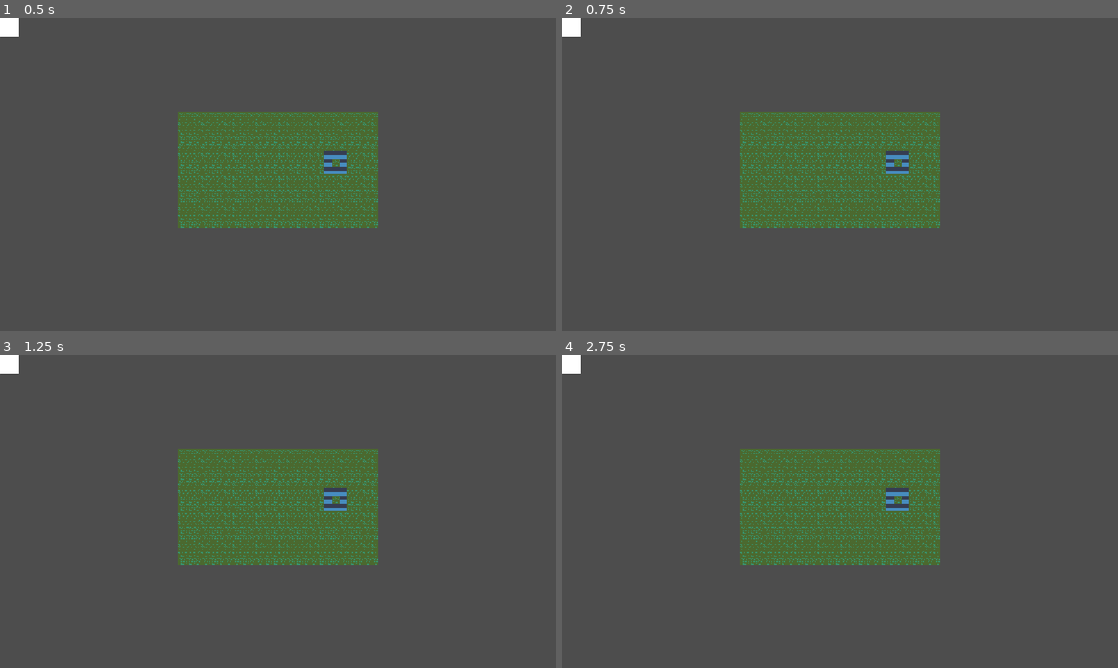
Above: before the commit, frames 1-4 (two rows, left to right).
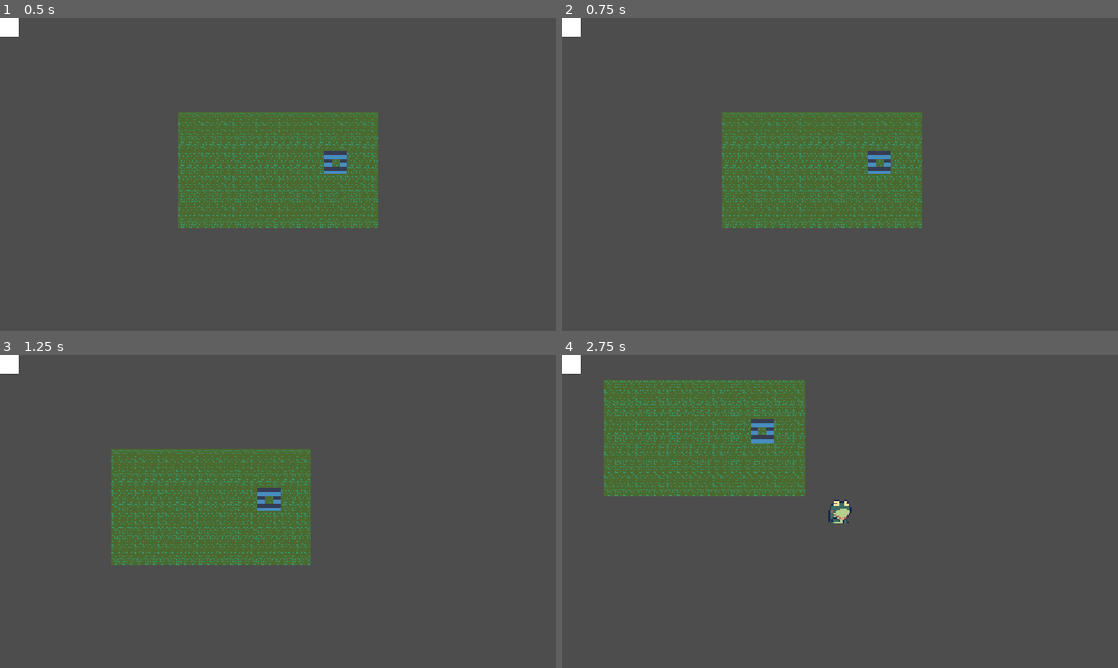
Above: after the commit, the same moments.

Repository: IgorGrandoMotta/Game-Jam-21-08-26
Game: Godot game, scene res://Main.tscn
Same seed, same stepped clock (60 frames per second), same inputs: the game is played once before the commit and once after it. The engine's default icon, where the game draws it, is replaced by a stand-in: a white triangle on a blue panel in a dark square.
Inputs:
- Up to frame 1 (0.5 s): no input
- Up to frame 2 (0.75 s): tap Enter at 0.5 s; hold D (move_right, bound only after the commit) from 0.53 s (still down); tap Space (dash, bound only after the commit) at 0.6 s
- Up to frame 3 (1.25 s): keep holding D (move_right, bound only after the commit)
- Up to frame 4 (2.75 s): release D (move_right, bound only after the commit) at 1.28 s; hold S (move_down, bound only after the commit) 1.28-2.03 s; tap Space (dash, bound only after the commit) at 1.35, 2.1 s; hold D (move_right, bound only after the commit) from 2.03 s (still down)

Frame 1 is identical in both runs. In frame 2, 5.7% of the frame differs, in the area x 28-68%, y 30-68%; in frame 3, 11%; in frame 4, 23%, in the area x 7-68%, y 8-68%.

Commit message:
player updtae

Diff:
--- /dev/null
+++ b/gamejam/player.gd
@@ -0,0 +1,80 @@
+extends CharacterBody2D
+
+@export var walk_speed := 80.0
+@export var dash_speed := 240.0
+@export var dash_duration := 0.25
+@export var dash_cooldown := 0.55
+
+@onready var sprite: AnimatedSprite2D = $AnimatedSprite2D
+
+var is_dashing := false
+var can_dash := true
+
+var facing_direction := Vector2.RIGHT
+var dash_direction := Vector2.RIGHT
+
+
+func _ready() -> void:
+	sprite.play("idle")
+
+
+func _physics_process(_delta: float) -> void:
+	var direction := Input.get_vector(
+		"move_left",
+		"move_right",
+		"move_up",
+		"move_down"
+	)
+
+	if not is_dashing and direction != Vector2.ZERO:
+		facing_direction = direction.normalized()
+
+	if Input.is_action_just_pressed("dash") and can_dash:
+		var chosen_direction := direction
+
+		if chosen_direction == Vector2.ZERO:
+			chosen_direction = facing_direction
+
+		start_dash(chosen_direction)
+
+	if is_dashing:
+		velocity = dash_direction * dash_speed
+	else:
+		velocity = direction * walk_speed
+		update_animation(direction)
+
+	move_and_slide()
+
+
+func start_dash(direction: Vector2) -> void:
+	is_dashing = true
+	can_dash = false
+	dash_direction = direction.normalized()
+
+	update_flip(dash_direction)
+	sprite.play("dash")
+
+	await get_tree().create_timer(dash_duration).timeout
+	is_dashing = false
+
+	await get_tree().create_timer(
+		max(dash_cooldown - dash_duration, 0.0)
+	).timeout
+
+	can_dash = true
+
+
+func update_animation(direction: Vector2) -> void:
+	if direction == Vector2.ZERO:
+		if sprite.animation != "idle":
+			sprite.play("idle")
+	else:
+		update_flip(direction)
+
+		if sprite.animation != "walk":
+			sprite.play("walk")
+
+
+func update_flip(direction: Vector2) -> void:
+	if direction.x != 0:
+		sprite.flip_h = direction.x > 0
--- a/gamejam/player.tscn
+++ b/gamejam/player.tscn
@@ -1,8 +1,184 @@
 [gd_scene format=3 uid="uid://dc4n4onfmd37e"]
 
+[ext_resource type="Script" uid="uid://b5222khvryr8o" path="res://player.gd" id="1_hqtel"]
+[ext_resource type="Texture2D" uid="uid://dccpsxidj4bp8" path="res://Imagens/dashh_player.png" id="1_i3pqv"]
+[ext_resource type="Texture2D" uid="uid://cfm1ijd4tqc3p" path="res://Imagens/idleh_player.png" id="2_hqtel"]
+[ext_resource type="Texture2D" uid="uid://bik2naatp3pmd" path="res://Imagens/walkh_player.png" id="3_sweqy"]
+
+[sub_resource type="AtlasTexture" id="AtlasTexture_2hs0m"]
+atlas = ExtResource("1_i3pqv")
+region = Rect2(0, 0, 16, 16)
+
+[sub_resource type="AtlasTexture" id="AtlasTexture_1jxqw"]
+atlas = ExtResource("1_i3pqv")
+region = Rect2(16, 0, 16, 16)
+
+[sub_resource type="AtlasTexture" id="AtlasTexture_dw050"]
+atlas = ExtResource("1_i3pqv")
+region = Rect2(32, 0, 16, 16)
+
+[sub_resource type="AtlasTexture" id="AtlasTexture_b26j0"]
+atlas = ExtResource("1_i3pqv")
+region = Rect2(48, 0, 16, 16)
+
+[sub_resource type="AtlasTexture" id="AtlasTexture_n7ghd"]
+atlas = ExtResource("1_i3pqv")
+region = Rect2(64, 0, 16, 16)
+
+[sub_resource type="AtlasTexture" id="AtlasTexture_nvl01"]
+atlas = ExtResource("1_i3pqv")
+region = Rect2(80, 0, 16, 16)
+
+[sub_resource type="AtlasTexture" id="AtlasTexture_ivps1"]
+atlas = ExtResource("1_i3pqv")
+region = Rect2(96, 0, 16, 16)
+
+[sub_resource type="AtlasTexture" id="AtlasTexture_urp6f"]
+atlas = ExtResource("1_i3pqv")
+region = Rect2(112, 0, 16, 16)
+
+[sub_resource type="AtlasTexture" id="AtlasTexture_bwjto"]
+atlas = ExtResource("1_i3pqv")
+region = Rect2(128, 0, 16, 16)
+
+[sub_resource type="AtlasTexture" id="AtlasTexture_606se"]
+atlas = ExtResource("2_hqtel")
+region = Rect2(0, 0, 16, 16)
+
+[sub_resource type="AtlasTexture" id="AtlasTexture_u1c27"]
+atlas = ExtResource("2_hqtel")
+region = Rect2(16, 0, 16, 16)
+
+[sub_resource type="AtlasTexture" id="AtlasTexture_op7ga"]
+atlas = ExtResource("2_hqtel")
+region = Rect2(32, 0, 16, 16)
+
+[sub_resource type="AtlasTexture" id="AtlasTexture_q13i1"]
+atlas = ExtResource("2_hqtel")
+region = Rect2(48, 0, 16, 16)
+
+[sub_resource type="AtlasTexture" id="AtlasTexture_pylmc"]
+atlas = ExtResource("2_hqtel")
+region = Rect2(64, 0, 16, 16)
+
+[sub_resource type="AtlasTexture" id="AtlasTexture_pbfsw"]
+atlas = ExtResource("2_hqtel")
+region = Rect2(80, 0, 16, 16)
+
+[sub_resource type="AtlasTexture" id="AtlasTexture_5tmop"]
+atlas = ExtResource("3_sweqy")
+region = Rect2(0, 0, 16, 16)
+
+[sub_resource type="AtlasTexture" id="AtlasTexture_7ahtn"]
+atlas = ExtResource("3_sweqy")
+region = Rect2(16, 0, 16, 16)
+
+[sub_resource type="AtlasTexture" id="AtlasTexture_7lmhl"]
+atlas = ExtResource("3_sweqy")
+region = Rect2(32, 0, 16, 16)
+
+[sub_resource type="AtlasTexture" id="AtlasTexture_dx0e4"]
+atlas = ExtResource("3_sweqy")
+region = Rect2(48, 0, 16, 16)
+
+[sub_resource type="AtlasTexture" id="AtlasTexture_jm5j8"]
+atlas = ExtResource("3_sweqy")
+region = Rect2(64, 0, 16, 16)
+
+[sub_resource type="AtlasTexture" id="AtlasTexture_7hik5"]
+atlas = ExtResource("3_sweqy")
+region = Rect2(80, 0, 16, 16)
+
+[sub_resource type="SpriteFrames" id="SpriteFrames_r0du0"]
+animations = [{
+"frames": [{
+"duration": 1.0,
+"texture": SubResource("AtlasTexture_2hs0m")
+}, {
+"duration": 1.0,
+"texture": SubResource("AtlasTexture_1jxqw")
+}, {
+"duration": 1.0,
+"texture": SubResource("AtlasTexture_dw050")
+}, {
+"duration": 1.0,
+"texture": SubResource("AtlasTexture_b26j0")
+}, {
+"duration": 1.0,
+"texture": SubResource("AtlasTexture_n7ghd")
+}, {
+"duration": 1.0,
+"texture": SubResource("AtlasTexture_nvl01")
+}, {
+"duration": 1.0,
+"texture": SubResource("AtlasTexture_ivps1")
+}, {
+"duration": 1.0,
+"texture": SubResource("AtlasTexture_urp6f")
+}, {
+"duration": 1.0,
+"texture": SubResource("AtlasTexture_bwjto")
+}],
+"loop": 0,
+"name": &"dash",
+"speed": 72.0
+}, {
+"frames": [{
+"duration": 1.0,
+"texture": SubResource("AtlasTexture_606se")
+}, {
+"duration": 1.0,
+"texture": SubResource("AtlasTexture_u1c27")
+}, {
+"duration": 1.0,
+"texture": SubResource("AtlasTexture_op7ga")
+}, {
+"duration": 1.0,
+"texture": SubResource("AtlasTexture_q13i1")
+}, {
+"duration": 1.0,
+"texture": SubResource("AtlasTexture_pylmc")
+}, {
+"duration": 1.0,
+"texture": SubResource("AtlasTexture_pbfsw")
+}],
+"loop": 1,
+"name": &"idle",
+"speed": 6.0
+}, {
+"frames": [{
+"duration": 1.0,
+"texture": SubResource("AtlasTexture_5tmop")
+}, {
+"duration": 1.0,
+"texture": SubResource("AtlasTexture_7ahtn")
+}, {
+"duration": 1.0,
+"texture": SubResource("AtlasTexture_7lmhl")
+}, {
+"duration": 1.0,
+"texture": SubResource("AtlasTexture_dx0e4")
+}, {
+"duration": 1.0,
+"texture": SubResource("AtlasTexture_jm5j8")
+}, {
+"duration": 1.0,
+"texture": SubResource("AtlasTexture_7hik5")
+}],
+"loop": 1,
+"name": &"walk",
+"speed": 10.0
+}]
+
 [node name="Player" type="CharacterBody2D" unique_id=1342027530]
+script = ExtResource("1_hqtel")
+dash_duration = 0.5
 
 [node name="AnimatedSprite2D" type="AnimatedSprite2D" parent="." unique_id=722535574]
+texture_filter = 1
+scale = Vector2(3, 3)
+sprite_frames = SubResource("SpriteFrames_r0du0")
+animation = &"dash"
 
 [node name="BodyCollision" type="CollisionShape2D" parent="." unique_id=1109739762]
 
--- a/gamejam/project.godot
+++ b/gamejam/project.godot
@@ -20,6 +20,34 @@
 window/stretch/mode="canvas_items"
 window/stretch/aspect="expand"
 
+[input]
+
+move_up={
+"deadzone": 0.2,
+"events": [Object(InputEventKey,"resource_local_to_scene":false,"resource_name":"","device":16,"window_id":0,"alt_pressed":false,"shift_pressed":false,"ctrl_pressed":false,"meta_pressed":false,"pressed":false,"keycode":0,"physical_keycode":87,"key_label":0,"unicode":0,"location":0,"echo":false,"script":null)
+]
+}
+move_down={
+"deadzone": 0.2,
+"events": [Object(InputEventKey,"resource_local_to_scene":false,"resource_name":"","device":16,"window_id":0,"alt_pressed":false,"shift_pressed":false,"ctrl_pressed":false,"meta_pressed":false,"pressed":false,"keycode":0,"physical_keycode":83,"key_label":0,"unicode":0,"location":0,"echo":false,"script":null)
+]
+}
+move_left={
+"deadzone": 0.2,
+"events": [Object(InputEventKey,"resource_local_to_scene":false,"resource_name":"","device":-1,"window_id":0,"alt_pressed":false,"shift_pressed":false,"ctrl_pressed":false,"meta_pressed":false,"pressed":false,"keycode":0,"physical_keycode":65,"key_label":0,"unicode":97,"location":0,"echo":false,"script":null)
+]
+}
+move_right={
+"deadzone": 0.2,
+"events": [Object(InputEventKey,"resource_local_to_scene":false,"resource_name":"","device":-1,"window_id":0,"alt_pressed":false,"shift_pressed":false,"ctrl_pressed":false,"meta_pressed":false,"pressed":false,"keycode":0,"physical_keycode":68,"key_label":0,"unicode":100,"location":0,"echo":false,"script":null)
+]
+}
+dash={
+"deadzone": 0.2,
+"events": [Object(InputEventKey,"resource_local_to_scene":false,"resource_name":"","device":-1,"window_id":0,"alt_pressed":false,"shift_pressed":false,"ctrl_pressed":false,"meta_pressed":false,"pressed":false,"keycode":0,"physical_keycode":32,"key_label":0,"unicode":32,"location":0,"echo":false,"script":null)
+]
+}
+
 [physics]
 
 3d/physics_engine="Jolt Physics"
Not shown, added: gamejam/player.gd.uid
